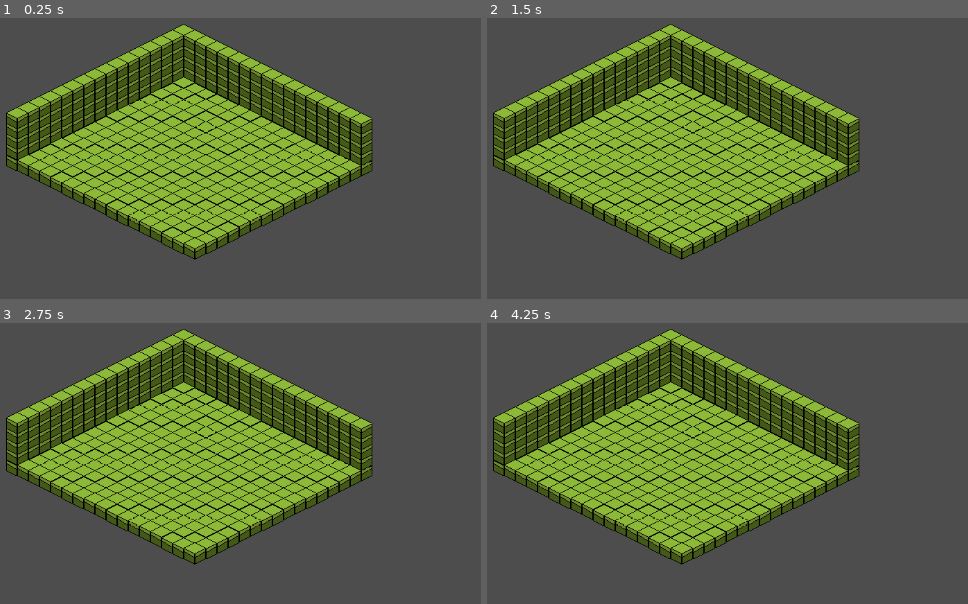
Above: before the commit, frames 1-4 (two rows, left to right).
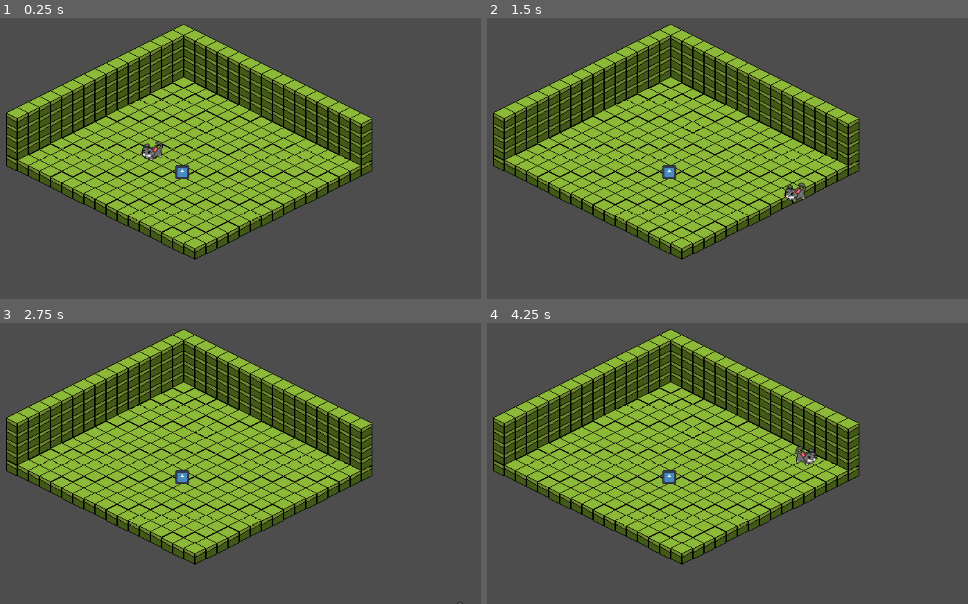
Above: after the commit, the same moments.

Repository: OscarPindaro/GodotWildJam63
Game: Godot game, scene res://scenes/map/room_1.tscn
The game is run twice, just before and just after one commit, with the same random seed, the same clock (stepped at 60 frames per second) and the same inputs. This scene is started directly instead of the project's main scene. The engine's default icon, where the game draws it, is replaced by a stand-in: a white triangle on a blue panel in a dark square.
Inputs:
- Up to frame 1 (0.25 s): no input
- Up to frame 2 (1.5 s): tap Enter at 0.5 s; hold Right (player_move_right) 0.53-1.28 s; tap E (player_interact) at 0.6, 1.35 s; hold S (player_move_down) from 1.28 s (still down)
- Up to frame 3 (2.75 s): release S (player_move_down) at 2.03 s; hold Right (player_move_right) from 2.03 s (still down); tap E (player_interact) at 2.1 s
- Up to frame 4 (4.25 s): tap Space at 2.75 s; release Right (player_move_right) at 2.78 s; hold W (player_move_up) 2.78-3.53 s; tap E (player_interact) at 2.85, 3.6 s; hold A (player_move_left) from 3.53 s (still down)

The runs differ from the first frame. In frame 1, 0.4% of the frame differs, in the area x 29-40%, y 43-58%; in frame 2, 0.3%; in frame 3, 0.1%; in frame 4, 0.4%.

Commit message:
Aggiunta base object e controller dei minigiochi

Diff:
--- /dev/null
+++ b/BaseMinigameStarter.gd
@@ -0,0 +1,27 @@
+extends BaseObject
+
+signal _start_minigame(minigame)
+# Called when the node enters the scene tree for the first time.
+func _ready():
+	pass # Replace with function body.
+
+
+# Called every frame. 'delta' is the elapsed time since the previous frame.
+func _process(delta):
+	pass
+
+
+func _player_interact(player):
+	var minigame = $minigame
+	print(minigame)
+	_start_minigame.emit(minigame)
+	pass
+
+
+func _on_area_2d_area_entered(area):
+
+	pass # Replace with function body.
+
+
+func _on_area_2d_area_exited(area):
+	pass # Replace with function body.
--- /dev/null
+++ b/MinigameDock.gd
@@ -0,0 +1,25 @@
+extends Node
+
+signal _minigame_started()
+
+signal _minigame_ended()
+
+var starters
+
+# Called when the node enters the scene tree for the first time.
+func _ready():
+	# Subscribe to all _hero_entered and _hero_exited signals
+	starters = get_tree().get_nodes_in_group("minigameStarter")
+	for i in range(0, starters.size()):
+		starters[i]._start_minigame.connect(Callable(_startMinigame))
+	pass # Replace with function body.
+
+
+# Called every frame. 'delta' is the elapsed time since the previous frame.
+func _process(delta):
+	#print(starters)
+	pass
+
+
+func _startMinigame(minigame):
+	minigame.start()
--- a/player.gd
+++ b/player.gd
@@ -31,25 +31,11 @@
 	#base_zoom = $PlayerCamera.zoom
 
 func _process(_delta):
-	print(interactables)
+	#print(interactables)
 	# Interacting with objects
 	if Input.is_action_just_pressed("player_interact") and not interactables.is_empty():
 		var validInteractables = interactables.filter(func(x): return not x.is_in_group("item"))
 		print(validInteractables)
-		if validInteractables.size() > 0:
-			# TODO: interaction priority
-			var consumesItem = validInteractables[0]._player_interact(self)
-			print("cunsumes item? ", consumesItem)
-			if consumesItem == true:
-				print("queue free? ", held_item)
-				held_item.queue_free()
-				held_item = null
-
-	# Picking up and putting down items
-	if Input.is_action_just_pressed("player_useItem"):
-		#if held_item != null:
-		#	drop_item()
-		var validInteractables = interactables.filter(func(x): return x.is_in_group("item"))
 		if validInteractables.size() > 0:
 			validInteractables[0]._player_interact(self)
 
@@ -70,6 +56,19 @@
 		direction.x += 1
 	if Input.is_action_pressed("player_move_left"):
 		direction.x += -1
+
+	#if Input.is_action_pressed("player_move_up"):
+	#	direction.y += -0.3
+	#	direction.x += 0.6
+	#if Input.is_action_pressed("player_move_down"):
+	#	direction.y += 0.3
+	#	direction.x += -0.6
+	#if Input.is_action_pressed("player_move_right"):
+	#	direction.y += 0.3
+	#	direction.x += 0.6
+	#if Input.is_action_pressed("player_move_left"):
+	#	direction.y += -0.3
+	#	direction.x += -0.6
 
 	if (direction != Vector2.ZERO) and (was_moving == false):
 		was_moving = true
--- a/scenes/map/room_1.tscn
+++ b/scenes/map/room_1.tscn
@@ -1,6 +1,9 @@
-[gd_scene load_steps=2 format=3 uid="uid://bcqvk84ilktap"]
+[gd_scene load_steps=5 format=3 uid="uid://3r1qgihc1y7n"]
 
-[ext_resource type="PackedScene" uid="uid://h8lc1f6njmv" path="res://scenes/map/TileMapRoom.tscn" id="1_47w1q"]
+[ext_resource type="PackedScene" path="res://scenes/map/TileMapRoom.tscn" id="1_47w1q"]
+[ext_resource type="PackedScene" uid="uid://d0w7kroa2y78p" path="res://scenes/player/player.tscn" id="2_e3uya"]
+[ext_resource type="PackedScene" uid="uid://yamqrmne1408" path="res://scenes/objects/test_mobilia.tscn" id="3_ytdw6"]
+[ext_resource type="PackedScene" uid="uid://beghkco0gs0yc" path="res://scenes/minigames/minigame_dock.tscn" id="4_gijfu"]
 
 [node name="Room1" type="Node2D"]
 
@@ -8,3 +11,12 @@
 layer_0/tile_data = PackedInt32Array(3866649, 0, 1, 3932185, 0, 1, 3997720, 0, 1, 4063256, 0, 1, 4128791, 0, 1, 4194327 …(3517 unchanged characters)…
 layer_1/tile_data = PackedInt32Array(3604506, 65536, 0, 3538970, 65536, 0, 3473433, 65536, 0, 3407897, 65536, 0, 334236 …(525 unchanged characters)…
 layer_2/tile_data = PackedInt32Array(3735578, 0, 1, 3670027, 0, 1)
+
+[node name="player" parent="." instance=ExtResource("2_e3uya")]
+position = Vector2(563, 434)
+scale = Vector2(1.07094, 0.941911)
+
+[node name="TestMobilia" parent="." instance=ExtResource("3_ytdw6")]
+position = Vector2(606, 465)
+
+[node name="MinigameDock" parent="." instance=ExtResource("4_gijfu")]
--- /dev/null
+++ b/scenes/minigames/minigame_dock.tscn
@@ -0,0 +1,6 @@
+[gd_scene load_steps=2 format=3 uid="uid://beghkco0gs0yc"]
+
+[ext_resource type="Script" path="res://MinigameDock.gd" id="1_yb4et"]
+
+[node name="MinigameDock" type="Node" groups=["controller"]]
+script = ExtResource("1_yb4et")
--- /dev/null
+++ b/scenes/objects/base_minigame_starter.tscn
@@ -0,0 +1,11 @@
+[gd_scene load_steps=4 format=3 uid="uid://ckbitv4gjqbt"]
+
+[ext_resource type="PackedScene" uid="uid://385a8pduxtks" path="res://scenes/objects/base_object.tscn" id="1_jf2xl"]
+[ext_resource type="Script" path="res://BaseMinigameStarter.gd" id="2_ds0q7"]
+[ext_resource type="Script" path="res://scenes/objects/minigame.gd" id="3_52a64"]
+
+[node name="BaseMinigameStarter" groups=["minigameStarter"] instance=ExtResource("1_jf2xl")]
+script = ExtResource("2_ds0q7")
+
+[node name="minigame" type="Node" parent="." index="1"]
+script = ExtResource("3_52a64")
--- a/scenes/objects/base_object.gd
+++ b/scenes/objects/base_object.gd
@@ -20,19 +20,12 @@
 
 	pass # Replace with function body.
 
-
 func _on_area_body_exited(body):
 	if body.is_in_group("player"):
 		_player_exited.emit(self)
 
 	pass # Replace with function body.
 
-
-func _player_interact(player):
-
-	pass
-
-
 func connect_to_characters():
 
 	var players = get_tree().get_nodes_in_group("player")
--- a/scenes/objects/base_object.tscn
+++ b/scenes/objects/base_object.tscn
@@ -2,7 +2,7 @@
 
 [ext_resource type="Script" path="res://scenes/objects/base_object.gd" id="1_qkmin"]
 
-[node name="BaseObject" type="Node2D"]
+[node name="BaseObject" type="Node2D" groups=["interactable"]]
 script = ExtResource("1_qkmin")
 
 [node name="Area2D" type="Area2D" parent="."]
@@ -10,3 +10,6 @@
 [node name="AnimatedSprite2D" type="AnimatedSprite2D" parent="Area2D"]
 
 [node name="CollisionShape2D" type="CollisionShape2D" parent="Area2D"]
+
+[connection signal="body_entered" from="Area2D" to="." method="_on_area_body_entered"]
+[connection signal="body_exited" from="Area2D" to="." method="_on_area_body_exited"]
--- /dev/null
+++ b/scenes/objects/minigame.gd
@@ -0,0 +1,15 @@
+extends Node
+
+
+# Called when the node enters the scene tree for the first time.
+func _ready():
+	pass # Replace with function body.
+
+
+# Called every frame. 'delta' is the elapsed time since the previous frame.
+func _process(delta):
+	pass
+
+func start():
+	print ("ROBERTOOOOO")
+	pass
--- /dev/null
+++ b/scenes/objects/test_mobilia.tscn
@@ -0,0 +1,26 @@
+[gd_scene load_steps=5 format=3 uid="uid://yamqrmne1408"]
+
+[ext_resource type="PackedScene" uid="uid://ckbitv4gjqbt" path="res://scenes/objects/base_minigame_starter.tscn" id="1_sts7k"]
+[ext_resource type="Texture2D" uid="uid://bnhjydw2dolk4" path="res://icon.svg" id="2_fiviq"]
+
+[sub_resource type="SpriteFrames" id="SpriteFrames_3pn50"]
+animations = [{
+"frames": [{
+"duration": 1.0,
+"texture": ExtResource("2_fiviq")
+}],
+"loop": true,
+"name": &"default",
+"speed": 5.0
+}]
+
+[sub_resource type="RectangleShape2D" id="RectangleShape2D_mdhmf"]
+
+[node name="TestMobilia" instance=ExtResource("1_sts7k")]
+
+[node name="AnimatedSprite2D" parent="Area2D" index="0"]
+scale = Vector2(0.157171, 0.156576)
+sprite_frames = SubResource("SpriteFrames_3pn50")
+
+[node name="CollisionShape2D" parent="Area2D" index="1"]
+shape = SubResource("RectangleShape2D_mdhmf")
--- a/scenes/player/player.tscn
+++ b/scenes/player/player.tscn
@@ -13,17 +13,26 @@
 "name": &"idle",
 "speed": 5.0
 }, {
-"frames": [],
+"frames": [{
+"duration": 1.0,
+"texture": ExtResource("2_bncdm")
+}],
 "loop": true,
 "name": &"move_down",
 "speed": 5.0
 }, {
-"frames": [],
+"frames": [{
+"duration": 1.0,
+"texture": ExtResource("2_bncdm")
+}],
 "loop": true,
 "name": &"move_horizontal",
 "speed": 5.0
 }, {
-"frames": [],
+"frames": [{
+"duration": 1.0,
+"texture": ExtResource("2_bncdm")
+}],
 "loop": true,
 "name": &"move_up",
 "speed": 5.0
@@ -36,7 +45,7 @@
 
 [node name="AnimatedSprite" type="AnimatedSprite2D" parent="."]
 sprite_frames = SubResource("SpriteFrames_x2yq7")
-animation = &"idle"
+animation = &"move_up"
 
 [node name="CollisionShape" type="CollisionShape2D" parent="."]
 shape = SubResource("RectangleShape2D_1boub")
